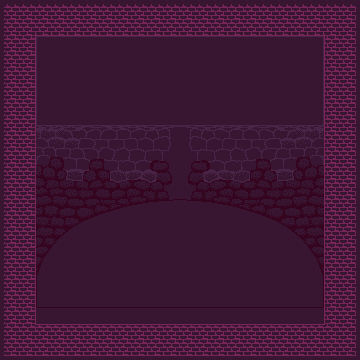
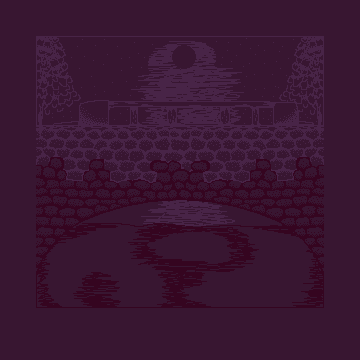
Before/after of a (360, 360) layered artwork. What changed in the layer stack:
hid "Wall Edges", painted on it over [4, 4, 356, 356]
hid "Walls", painted on it over [4, 4, 356, 356]
painted on "Background Fore" over [4, 4, 356, 320]
painted on "Background" over [4, 4, 356, 356]
